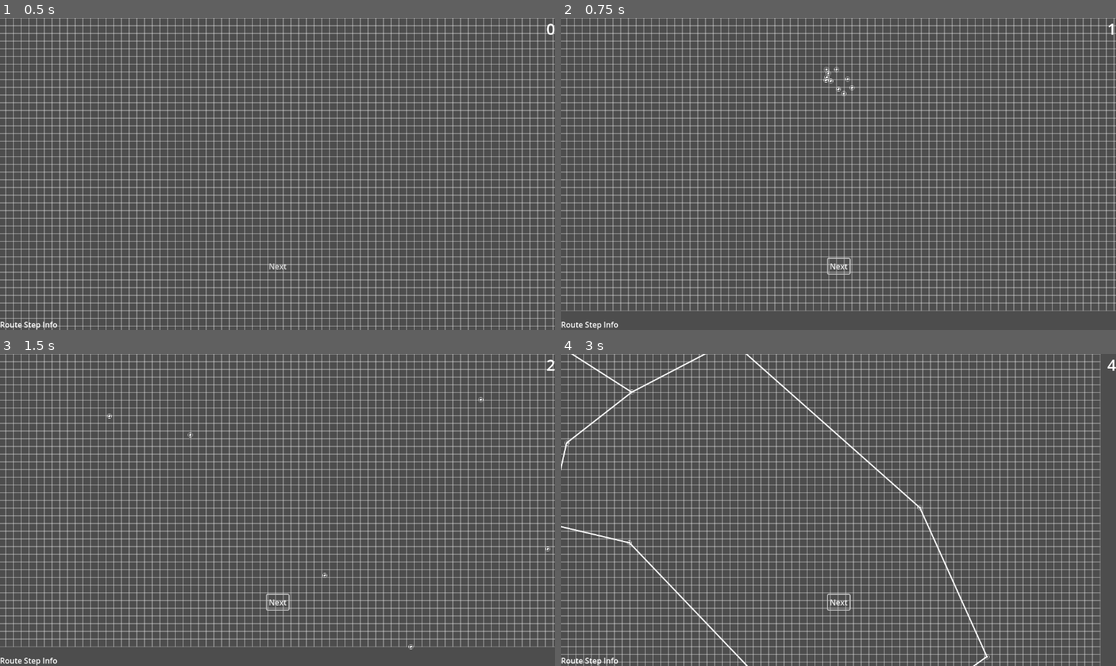
Above: before the commit, frames 1-4 (two rows, left to right).
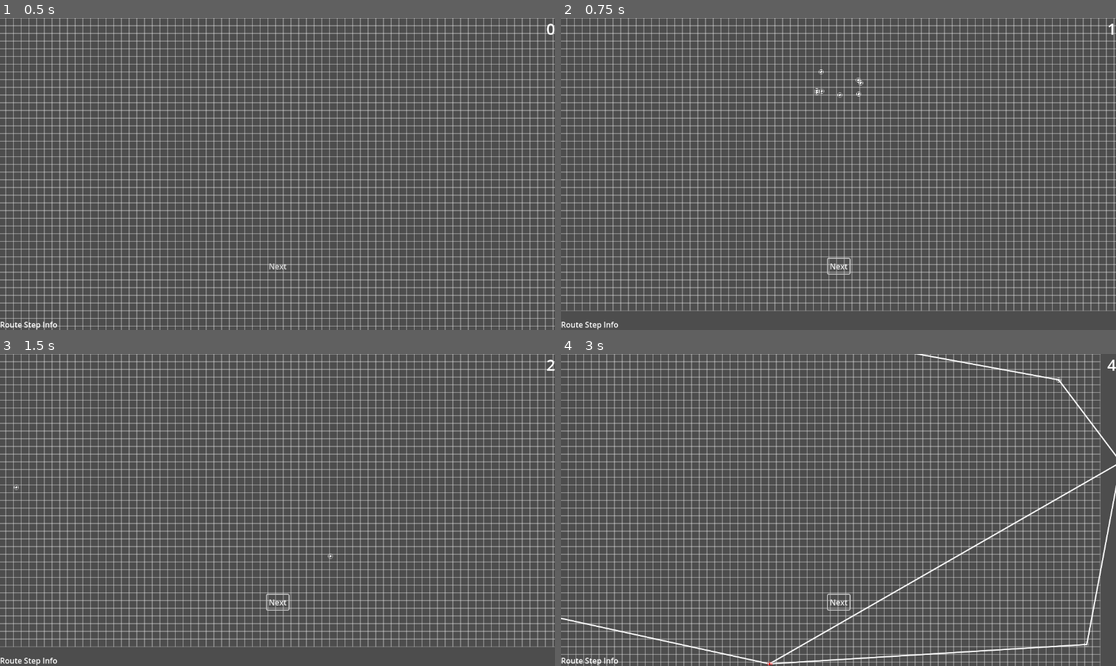
Above: after the commit, the same moments.

Repository: ionn232/Procedural-Generation-Applied-to-Metroidvania-Level-Design
Game: Godot game, scene res://scene/main_scene.tscn
Same seed, same stepped clock (60 frames per second), same inputs: the game is played once before the commit and once after it.
Inputs (mouse positions are in pixels of both pictures, inside the frame that each line leads up to):
- Up to frame 1 (0.5 s): no input
- Up to frame 2 (0.75 s): click "Next" at 0.5 s
- Up to frame 3 (1.5 s): click "Next" at 1.25 s
- Up to frame 4 (3 s): click "Next" at 2 s; tap Enter at 2.75 s; move the mouse to (960, 494) at 2.77 s; press the mouse at (960, 494) at 2.78 s

Frame 1 is identical in both runs. In frame 2, 0.1% of the frame differs, in the area x 45-55%, y 15-26%; in frame 3, less than 0.1%; in frame 4, 2.3%, in the area x 0-100%, y 0-100%.

Commit message:
step 9

Diff:
--- a/class/abstract/area_point.gd
+++ b/class/abstract/area_point.gd
@@ -12,7 +12,8 @@
 #parity in size to base class 'relations': each 'i' refers to the same area
 var relation_is_progress : Array[bool] #if not, it's backtracking route
 
-var subpoints:Array[Point]
+var subpoints:Array #type: Array[Point] or subclasses
+var upgrade_pool:Array #type: Array[Reward] or subclasses
 
 static func createNew(pos:Vector2, relations:Array = []) -> AreaPoint:
 	var newPoint = AREA_POINT.instantiate()
@@ -23,7 +24,8 @@
 
 func add_subarea_nodes():
 	for subpoint:Point in subpoints:
-		add_child(subpoint, true)
+		if !(subpoint.get_parent() == self):
+			add_child(subpoint, true)
 
 # Called when the node enters the scene tree for the first time.
 func _ready() -> void:
--- /dev/null
+++ b/class/abstract/key_item_unit_point.gd
@@ -0,0 +1,18 @@
+class_name KeyItemUnitPoint
+extends Point
+
+#associated key item
+
+#key item's unit list index
+
+#associated RS
+var associated_RS:RouteStep
+
+# Called when the node enters the scene tree for the first time.
+func _ready() -> void:
+	pass # Replace with function body.
+
+
+# Called every frame. 'delta' is the elapsed time since the previous frame.
+func _process(delta: float) -> void:
+	pass
--- /dev/null
+++ b/class/abstract/main_upgrade_point.gd
@@ -0,0 +1,16 @@
+class_name MainUpgradePoint
+extends Point
+
+#assiociated key
+
+#associated RS
+var associated_RS:RouteStep
+
+# Called when the node enters the scene tree for the first time.
+func _ready() -> void:
+	pass # Replace with function body.
+
+
+# Called every frame. 'delta' is the elapsed time since the previous frame.
+func _process(delta: float) -> void:
+	pass
--- /dev/null
+++ b/class/abstract/side_upgrade_point.gd
@@ -0,0 +1,16 @@
+class_name SideUpgradePoint
+extends Point
+
+#associated key
+
+#associated RS
+var associated_RS:RouteStep
+
+# Called when the node enters the scene tree for the first time.
+func _ready() -> void:
+	pass # Replace with function body.
+
+
+# Called every frame. 'delta' is the elapsed time since the previous frame.
+func _process(delta: float) -> void:
+	pass
--- a/class/map_generator.gd
+++ b/class/map_generator.gd
@@ -6,23 +6,58 @@
 @export var map_size_x:int
 @export var map_size_y:int
 
-@export var number_route_steps:int
-@export var number_of_areas:int
-@export var area_size_factor:float #area max size in rooms, square around origin (TODO improve) #TODO: this should not be manual i think
+@export_range (1,25) var number_route_steps:int
+@export_range (1,25) var number_of_areas:int
+@export_range (0, 9) var number_side_upgrades:int
 
 var rng : RandomNumberGenerator = RandomNumberGenerator.new()
 
+#TODO tweak and separate x, y
+var area_size:float
+
 func _ready() -> void: ##level, map initializations // rng seeding
+	ui.stage_changed.connect(_stage_handler.bind())
+	rng.seed = hash("1")
+
+	#initialize map
 	Level.map_size_x = map_size_x
 	Level.map_size_y = map_size_y
 	var main_map:Map = Map.new()
 	main_map.initialize_map()
 	Level.map = main_map
 
-	ui.stage_changed.connect(_stage_handler.bind())
-	#rng.seed = hash("test")
-
-func _stage_handler(): #TODO: queue redraws each step instead of arbitrarily
+	#TODO tweak and separate x, y
+	area_size = (map_size_x + map_size_y)*16 / float(number_of_areas * 1.5)
+
+	#load reward pool
+	RewardPool.import_reward_pool()
+	#distribute rewards amongst route steps #TODO: stat upgrades, equipment and collectibles
+	var route_steps:Array[RouteStep]
+	route_steps.resize(number_route_steps)
+	var keyset_indexes:Array = range(len(RewardPool.keyset))
+	var side_indexes:Array = range(len(RewardPool.side_upgrades))
+	var side_upgrades_left:int = number_side_upgrades
+	for i:int in range(number_route_steps):
+		route_steps[i] = RouteStep.createNew(i)
+		#assign RS main key
+		var indexes_random_index:int = rng.randi_range(0, len(keyset_indexes)-1)
+		route_steps[i].add_key(RewardPool.keyset[keyset_indexes.pop_at(indexes_random_index)])
+		#assign side upgrades
+		var RS_side_weight:float = side_upgrades_left / float(number_route_steps - i)
+		while RS_side_weight > 1.0: #TODO: reuse procedure in step 8 to a separate function
+			indexes_random_index = rng.randi_range(0, len(side_indexes)-1)
+			route_steps[i].add_reward(RewardPool.side_upgrades[side_indexes.pop_at(indexes_random_index)])
+			side_upgrades_left -= 1
+			RS_side_weight -= 1.0
+		var roll = rng.randf()
+		if roll < RS_side_weight:
+			indexes_random_index = rng.randi_range(0, side_upgrades_left - 1)
+			route_steps[i].add_reward(RewardPool.side_upgrades[side_indexes.pop_at(indexes_random_index)])
+			var debug_val = route_steps[i].reward_pool
+			side_upgrades_left -= 1
+	Level.route_steps = route_steps
+
+func _stage_handler(): #TODO: queue point redraws each step instead of whatever is done now
 	match(Utils.generator_stage):
 		1:
 			step_1()
@@ -40,6 +75,8 @@
 			step_7()
 		8:
 			step_8()
+		9:
+			step_9()
 
 func step_1(): ##1: place as many points as the number of areas
 	var area_points : Array[AreaPoint] = []
@@ -60,7 +97,6 @@
 		current_point.update_position(current_point.pos + centroid_to_area * 16)
 	#expand areas from each other
 	#TODO: tweak parameters
-	var min_distance:float = (map_size_x + map_size_y)*16 / float(number_of_areas * 1.5)
 	var clear = false
 	while (!clear): #TODO: clamp limits + avoid potential infinite loops
 		clear = true
@@ -68,9 +104,9 @@
 			for second_point:AreaPoint in Level.area_points:
 				if current_point == second_point: continue
 				var distance:float = current_point.pos.distance_to(second_point.pos)
-				if (distance < min_distance):
+				if (distance < area_size):
 					var second_to_current = second_point.pos.direction_to(current_point.pos)
-					current_point.update_position(current_point.pos + second_to_current * (min_distance - distance + 1))
+					current_point.update_position(current_point.pos + second_to_current * (area_size - distance + 1))
 					clear = false
 
 func step_3(): ##establish initial area
@@ -78,10 +114,10 @@
 	Level.initial_area = Level.area_points[rand_index]
 	Level.initial_area.set_point_color(Utils.area_colors[0])
 
-func step_4(): ##establish area connections
+func step_4(): ##establish area connections #BUG: sometimes isolated segments are formed
 	connect_points(Level.area_points)
 
-func step_5(): ##designate area order by expanding from initial area, designate areas as progression or backtracking
+func step_5(): ##designate area order by expanding from initial area, designate areas as progression or backtracking #BUG crashes program when isolated segments (fix step 4)
 	#struct inits
 	var ordered_areas:Array[AreaPoint] = []
 	var available_routes:Array[Array] #Array of [origin: AreaPoint, routes: [AreaPoint]]
@@ -163,12 +199,9 @@
 func step_7(): ##establish area-rs relations
 	var num_areas_left:int = number_of_areas
 	var num_rs_left:int = number_route_steps
-	var route_steps:Array[RouteStep]
-	route_steps.resize(number_route_steps)
+	var route_steps:Array[RouteStep] = Level.route_steps
 	var area_index:int = 0
 	for i:int in range(number_route_steps):
-		#initialize route step
-		route_steps[i] = RouteStep.createNew(i)
 		#assign weight. for each whole 1.0 secures an area
 		var RS_weight:float = num_areas_left / float(num_rs_left)
 		var new_areas_this_iteration:int = 0 #used to prevent assigning the same area to a route step twice
@@ -191,6 +224,8 @@
 			area_index += 1
 		#unsuccesful roll --> assign from previous areas to route step
 		else:
+			#TODO: make num_prev_areas relate to the current RS reward pool.
+			#idea --> force RS with key items to be revisits, distribute amongst as many areas as key item units
 			var num_prev_areas:int = rng.randi_range(1, area_index - new_areas_this_iteration)
 			var available_indexes:Array = range(area_index - new_areas_this_iteration)
 			for j:int in range(num_prev_areas):
@@ -198,20 +233,37 @@
 				var random_index = available_indexes.pop_at(index_list_random_index)
 				route_steps[i].areas.push_back(Level.area_points[random_index])
 		num_rs_left -= 1
-	#Apply results
-	Level.route_steps = route_steps
-	#show in UI
+	#display in UI
 	ui.display_rs_info()
-	#DEBUG report results
-	DEBUG_check_RSs()
-
-func step_8(): ##randomly place around area a point for each relation, one for fast-travel room and one extra for spawn room
+
+func step_8(): ##randomly place around areas a point for each relation, one for fast-travel room and one extra for spawn room
 	for i:int in len(Level.area_points):
 		var current_area:AreaPoint = Level.area_points[i]
 		current_area.subpoints.resize(len(current_area.relations) + (2 if i == 1 else 1))
 		#spawn points
-		spawn_points(current_area.subpoints, Vector2(area_size_factor, area_size_factor) * 16)
+		spawn_points(current_area.subpoints, Vector2(area_size, area_size))
 		current_area.add_subarea_nodes()
+
+func step_9(): ##randomly place around areas a point for each main upgrade, key item unit and side upgrades.
+	for current_step:RouteStep in Level.route_steps:
+		if current_step.keyset[0] is MainUpgrade:
+			var main_upgrade:MainUpgrade = current_step.keyset[0]
+			var chosen_area:AreaPoint = current_step.areas[rng.randi_range(0, len(current_step.areas) - 1)]
+			var random_pos:Vector2 = Vector2(rng.randf_range(-area_size/2.0,area_size/2.0), rng.randf_range(-area_size/2.0, area_size/2.0))
+			var new_point:Point = Point.createNew(random_pos)
+			chosen_area.upgrade_pool.push_back(main_upgrade)
+			chosen_area.subpoints.push_back(new_point)
+		elif current_step.keyset[0] is KeyItem:
+			var key_item:KeyItem = current_step.keyset[0]
+			for KIU:KeyItemUnit in key_item.kius:
+				var chosen_area:AreaPoint = current_step.areas[rng.randi_range(0, len(current_step.areas) - 1)]
+				var random_pos = Vector2(rng.randf_range(-area_size/2.0,area_size/2.0), rng.randf_range(-area_size/2.0, area_size/2.0))
+				var new_point = Point.createNew(random_pos)
+				chosen_area.upgrade_pool.push_back(KIU)
+				chosen_area.subpoints.push_back(new_point)
+	#add new nodes
+	for area:AreaPoint in Level.area_points:
+		area.add_subarea_nodes()
 
 func spawn_points(points:Array, pixel_dimensions:Vector2, is_area:bool = false): #Input: Array[Point] (or subclasses)
 	for i in range(len(points)):
@@ -219,7 +271,6 @@
 		var random_pos = Vector2(rng.randf_range(-pixel_dimensions.x/2.0,pixel_dimensions.x/2.0), rng.randf_range(-pixel_dimensions.y/2.0, pixel_dimensions.y/2.0))
 		var current_point = AreaPoint.createNew(random_pos) if is_area else Point.createNew(random_pos)
 		points[i] = current_point
-		current_point.queue_redraw()
 
 func connect_points(points:Array):
 	for i:int in range(len(points)):
--- a/class/map_unit.gd
+++ b/class/map_unit.gd
@@ -56,6 +56,6 @@
 	borders[direction] = Utils.border_type.LOCKED_DOOR
 	var keys : Array[Key] = []
 	keys.resize(1)
-	keys[0] = RewardPool.keySet[0] #TODO: change
+	keys[0] = RewardPool.keyset[0] #TODO: change
 	var new_door = LockedDoor.createNew(keys, Utils.gate_state.TRAVERSABLE, Utils.gate_directionality.TWO_WAY)
 	border_data[direction] = new_door
--- a/class/rewards/key.gd
+++ /dev/null
@@ -1,11 +0,0 @@
-class_name Key
-extends Resource
-
-var name: String
-var description : String
-
-static func createNew(name:String, desc:String) -> Key:
-	var newKey = Key.new()
-	newKey.name = name
-	newKey.description = desc
-	return newKey
--- /dev/null
+++ b/class/rewards/key_item.gd
@@ -0,0 +1,26 @@
+class_name KeyItem
+extends Reward
+
+var kius:Array[KeyItemUnit]
+
+static func createNew(name:String, desc:String) -> KeyItem:
+	var newRwrd = KeyItem.new()
+	newRwrd.name = name
+	newRwrd.description = desc
+	return newRwrd
+
+func assign_units(unit_array:Array[KeyItemUnit]):
+	kius.resize(len(unit_array))
+	for i:int in range(len(unit_array)):
+		var kiu:KeyItemUnit = unit_array[i]
+		kiu.unit_index = i
+		kiu.key = self
+		kius[i] = kiu
+
+# Called when the node enters the scene tree for the first time.
+func _ready() -> void:
+	pass # Replace with function body.
+
+# Called every frame. 'delta' is the elapsed time since the previous frame.
+func _process(delta: float) -> void:
+	pass
--- /dev/null
+++ b/class/rewards/key_item_unit.gd
@@ -0,0 +1,20 @@
+class_name KeyItemUnit
+extends Reward
+
+var key:KeyItem
+var unit_index:int
+
+static func createNew(name:String, desc:String) -> KeyItemUnit:
+	var newRwrd = KeyItemUnit.new()
+	newRwrd.name = name
+	newRwrd.description = desc
+	return newRwrd
+
+# Called when the node enters the scene tree for the first time.
+func _ready() -> void:
+	pass # Replace with function body.
+
+
+# Called every frame. 'delta' is the elapsed time since the previous frame.
+func _process(delta: float) -> void:
+	pass
--- /dev/null
+++ b/class/rewards/main_upgrade.gd
@@ -0,0 +1,18 @@
+class_name MainUpgrade
+extends Reward
+
+
+static func createNew(name:String, desc:String) -> MainUpgrade:
+	var newRwrd = MainUpgrade.new()
+	newRwrd.name = name
+	newRwrd.description = desc
+	return newRwrd
+
+# Called when the node enters the scene tree for the first time.
+func _ready() -> void:
+	pass # Replace with function body.
+
+
+# Called every frame. 'delta' is the elapsed time since the previous frame.
+func _process(delta: float) -> void:
+	pass
--- /dev/null
+++ b/class/rewards/reward.gd
@@ -0,0 +1,11 @@
+class_name Reward
+extends Resource
+
+var name: String
+var description : String
+
+static func createNew(name:String, desc:String) -> Reward:
+	var newRwrd = Reward.new()
+	newRwrd.name = name
+	newRwrd.description = desc
+	return newRwrd
--- /dev/null
+++ b/class/rewards/side_upgrade.gd
@@ -0,0 +1,16 @@
+class_name SideUpgrade
+extends Reward
+
+
+
+static func createNew(name:String, desc:String) -> SideUpgrade:
+	var newRwrd = SideUpgrade.new()
+	newRwrd.name = name
+	newRwrd.description = desc
+	return newRwrd
+
+func _ready() -> void:
+	pass # Replace with function body.
+
+func _process(delta: float) -> void:
+	pass
--- a/class/route_step.gd
+++ b/class/route_step.gd
@@ -3,10 +3,10 @@
 
 var index:int
 var areas:Array[AreaPoint]
-var keyset:Array[Key]
-var reward_pool:Array #TODO define type n shi
+var keyset:Array[Reward] #Array[MainUpgrade || KeyItem] #TODO: this being an array makes no sense with the current implementation, always has one member
+var reward_pool:Array #Array[SideUpgrade || Equipment || Collectible || StatUpgrade]
 
-static func createNew(new_index:int = -1,new_areas:Array[AreaPoint] = [], new_keyset:Array[Key] = [], new_RP:Array = []) -> RouteStep:
+static func createNew(new_index:int = -1,new_areas:Array[AreaPoint] = [], new_keyset:Array[Reward] = [], new_RP:Array = []) -> RouteStep:
 	var new_RS:RouteStep = RouteStep.new()
 	new_RS.index = new_index
 	new_RS.areas = new_areas
@@ -14,6 +14,12 @@
 	new_RS.reward_pool = new_RP
 	return new_RS
 
+func add_key(new_key:Reward):
+	keyset.push_back(new_key)
+
+func add_reward(new_reward:Reward):
+	reward_pool.push_back(new_reward)
+
 func _ready() -> void:
 	pass # Replace with function body.
 
--- a/game_specific_resources/reward_pool.gd
+++ b/game_specific_resources/reward_pool.gd
@@ -1,6 +1,78 @@
 class_name RewardPool
-extends Node
+extends Resource
 
-static var keySet: Array[Key] = [
-	Key.createNew('double jump', 'allows user to jump a second time before touching the ground'),
+static func import_reward_pool():
+	#this should be importing info from somewhere. ideally.
+	keyset.resize(25) #TODO: make not hard-coded
+	var num_main_upgrades:int = len(main_upgrades)
+	for i:int in range(len(keyset)):
+		#add main upgrades
+		if i < num_main_upgrades - 1:
+			keyset[i] = main_upgrades[i]
+		#add key items
+		else:
+			keyset[i] = key_items[i - num_main_upgrades]
+
+static func _make_key_item(name: String, desc: String, unit_names: Array[String]) -> KeyItem:
+	var units:Array[KeyItemUnit] = []
+	for unit_name in unit_names:
+		units.append(KeyItemUnit.createNew(unit_name, 'part of ' + name))
+	var item = KeyItem.createNew(name, desc)
+	item.assign_units(units)
+	return item
+
+static var main_upgrades:Array = [
+	MainUpgrade.createNew('double jump', 'allows user to jump a second time before touching the ground'),
+	MainUpgrade.createNew('dash', 'quick burst of speed in any direction'),
+	MainUpgrade.createNew('wall climb', 'grants ability to climb certain wall surfaces'),
+	MainUpgrade.createNew('ground slam', 'enables a powerful downward slam while airborne'),
+	MainUpgrade.createNew('glide', 'slows fall speed and allows for longer horizontal movement'),
+	MainUpgrade.createNew('grapple', 'hook onto grapple points to swing or pull'),
+	MainUpgrade.createNew('time slow', 'temporarily slows down time for precise movements'),
+	MainUpgrade.createNew('water boots', 'allows walking through water'),
+	MainUpgrade.createNew('charged attack', 'hold attack button to deal increased damage'),
+	MainUpgrade.createNew('magic dash', 'quick burst of speed that lets you cross magic barriers'),
+	MainUpgrade.createNew('lava boots', 'walk on lava or hot surfaces without taking damage'),
+	MainUpgrade.createNew('water mantle', 'allows traversing through water as if it was air'),
+	MainUpgrade.createNew('blink', 'short-range teleport through obstacles'),
+	MainUpgrade.createNew('light aura', 'illuminates dark areas and reveals secrets'),
+	MainUpgrade.createNew('mega hit', 'a wide swing that leaves you unprotected for some time'),
 ]
+
+static var key_items:Array = [
+	_make_key_item('small key', 'a small key made out of three fragments', [
+		'small key fragment 1', 'small key fragment 2', 'small key fragment 3']),
+	_make_key_item('ancient coin', 'a complete coin made from two halves', [
+		'coin half A', 'coin half B']),
+	_make_key_item('crystal badge', 'badge assembled from four shards', [
+		'crystal shard top', 'crystal shard bottom', 'left shard', 'right shard']),
+	_make_key_item('mystic seal', 'a magical seal pieced from runes', [
+		'rune alpha', 'rune beta', 'rune gamma']),
+	_make_key_item('temple key', 'forged from parts found in forgotten shrines', [
+		'temple gear', 'temple gem', 'temple core']),
+	_make_key_item('emblem of fire', 'symbol of fire, made of flame parts', [
+		'flame piece 1', 'flame piece 2', 'flame crest']),
+	_make_key_item('ocean medallion', 'assembled from underwater pieces', [
+		'pearl fragment', 'coral fragment', 'shell core']),
+	_make_key_item('cursed locket', 'reconstructed from haunted relics', [
+		'chain link', 'silver pendant', 'obsidian shard']),
+	_make_key_item('ancient tablet', 'tablet completed from broken segments', [
+		'tablet corner 1', 'tablet corner 2', 'center piece']),
+	_make_key_item('wind charm', 'a charm blessed by wind spirits', [
+		'feather token', 'air essence', 'whistle core', 'tassel']),
+]
+
+static var side_upgrades:Array[SideUpgrade] = [
+	SideUpgrade.createNew('Fire projectile', 'Shoots a blazing fireball'),
+	SideUpgrade.createNew('Ice projectile', 'Shoots freezing ice pellets'),
+	SideUpgrade.createNew('Wind projectile', 'Shoots a gust of wind'),
+	SideUpgrade.createNew('Electric projectile', 'Discharges a shocking current'),
+	SideUpgrade.createNew('Poison projectile', 'Shoots a poisoning dart'),
+	SideUpgrade.createNew('Dark projectile', 'Blinds an enemy for a brief time'),
+	SideUpgrade.createNew('Auto-repair', 'Stand still for a brief time to start healing gradually'),
+	SideUpgrade.createNew('Radar', 'Reacts to nearby treasure'),
+	SideUpgrade.createNew('Return', 'Return to the previous save point at no additional cost'),
+]
+static var keyset:Array = [] #type: Array[MainUpgrade || KeyItem]
+static var equipment:Array = []
+static var collectibles:Array = []
--- a/scene/main_scene.tscn
+++ b/scene/main_scene.tscn
@@ -13,9 +13,9 @@
 [node name="MapGenerator" parent="." instance=ExtResource("1_6rntq")]
 map_size_x = 100
 map_size_y = 60
-number_route_steps = 10
-number_of_areas = 10
-area_size_factor = 10.0
+number_route_steps = 6
+number_of_areas = 8
+number_side_upgrades = 9
 
 [node name="LayoutDisplay" parent="." node_paths=PackedStringArray("generator") instance=ExtResource("2_qa15b")]
 generator = NodePath("../MapGenerator")
